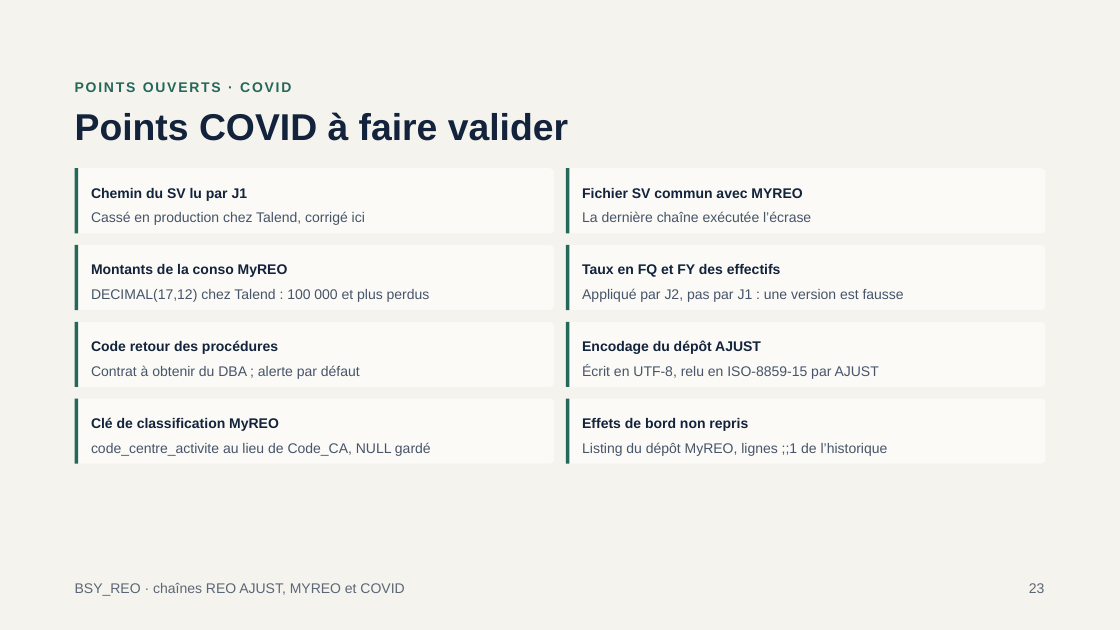
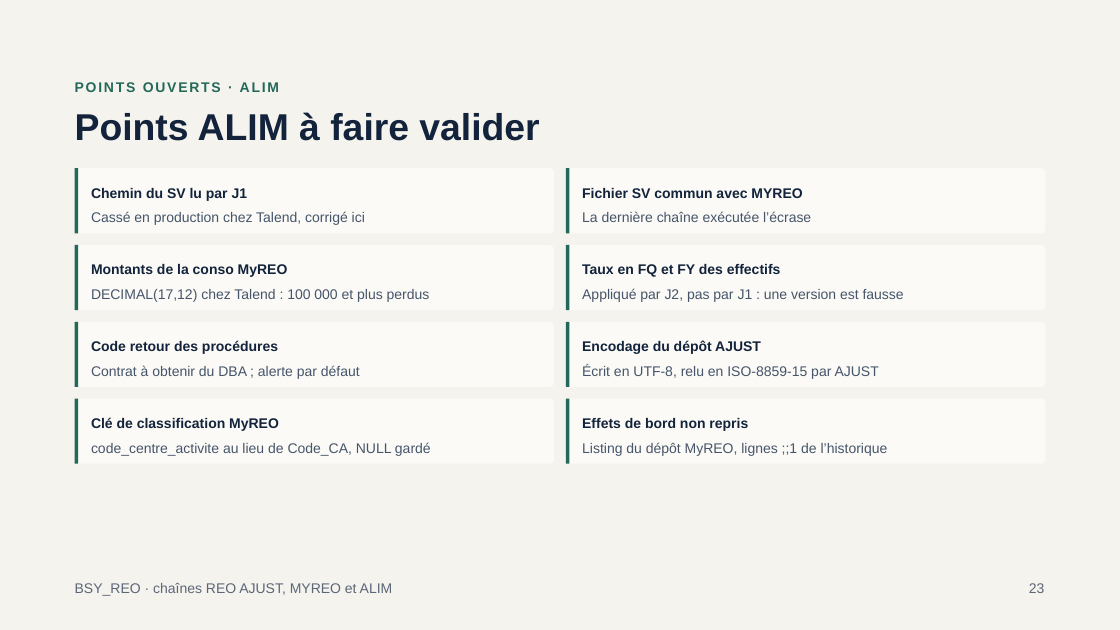
Before and after one commit to mlamouchi001/REO_SCALA, a slide deck: slide 23 of docs/Presentation_BSY_REO.pptx. Drawn at 1120x630 pixels with LibreOffice and Linux fonts; fonts in the diff are those of the drawing. Boxes give left, top, right and bottom in pixels: in the first picture for what was removed or moved away, otherwise in the second. Text is boxed around its words. In the diff, an @@ line names an element or a change of style, - is before the commit and + after.

Commit message:
Suppression du mot Covid : chaine renommee ALIM dans le code, les fichiers et la documentation
- classes, fichiers et tests : Covid -> Alim (AlimReoRunner, FetchSourceAlimReo, MainMapperAlim*, ViewsAlimReo...)
- bin/run_reo.sh : chaine alim (au lieu de covid)
- conf/reo_alim.conf : cles ALIM_RUBRIQUE, ALIM_DIM_SUPERVISION, ALIM_DIM_CONVERSION
- docs : ANALYSE_TALEND_ALIM_REO.md, presentation regeneree

```diff
--- a/docs/Presentation_BSY_REO.pptx
+++ b/docs/Presentation_BSY_REO.pptx
@@ text at bbox=[75, 82, 279, 92]: text changed @@
-POINTS OUVERTS · COVID
+POINTS OUVERTS · ALIM
@@ text at bbox=[75, 112, 539, 141]: text changed @@
-Points COVID à faire valider
+Points ALIM à faire valider
@@ text at bbox=[75, 583, 393, 596]: text changed @@
-BSY_REO · chaînes REO AJUST, MYREO et COVID
+BSY_REO · chaînes REO AJUST, MYREO et ALIM
```
Also in this commit, not shown: 23 other slides changed, 40 other files.
